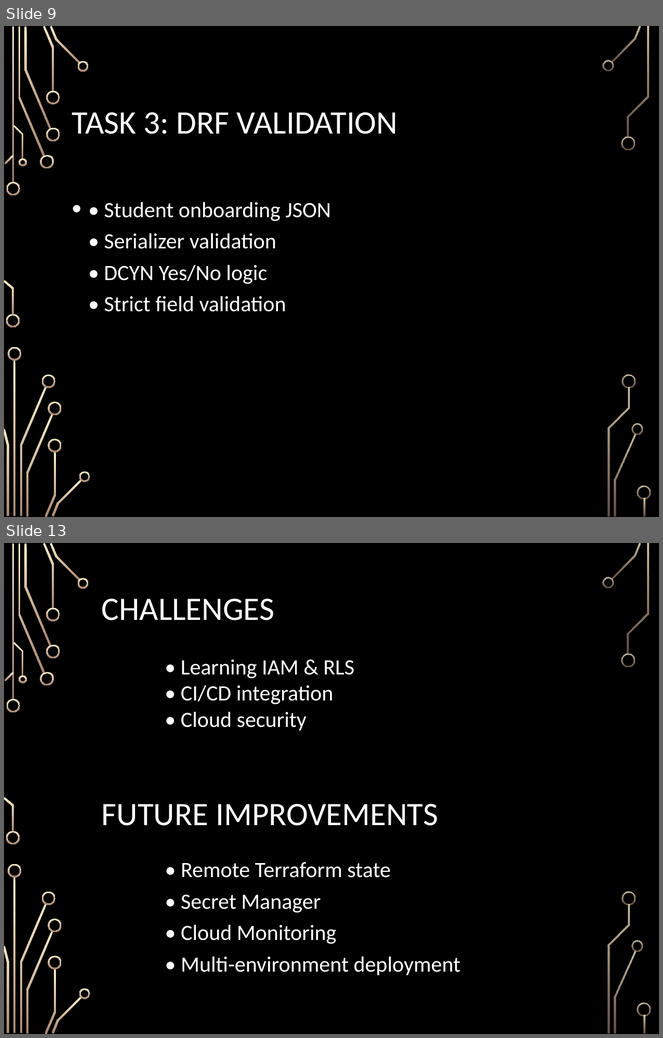
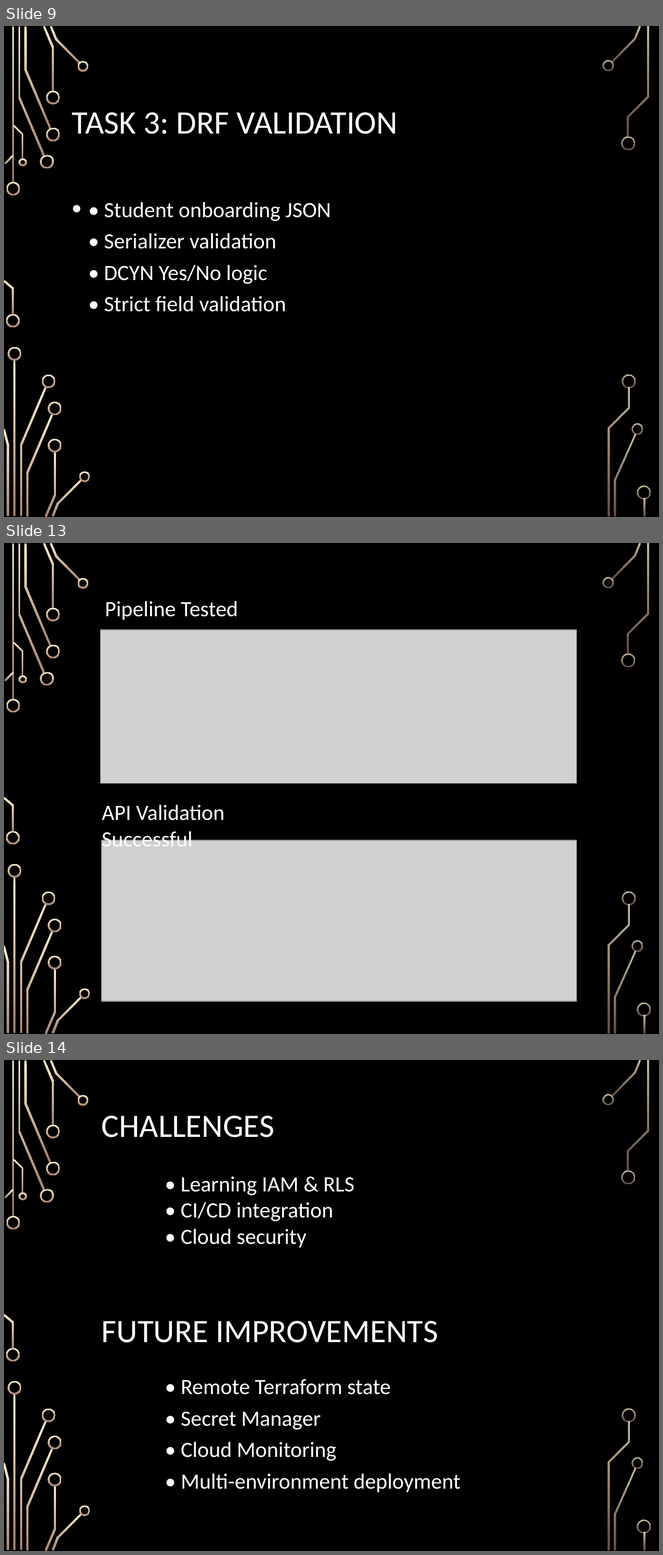
Before and after one commit to SuryavanshiAmruta/habot-devops-project, a slide deck: Presentation/HabotConnect_Devops_project_ppt.pptx. Shown one above the other, each under a label of ours: slides 9 and 13 before the commit, slides 9, 13 and 14 after it; the slides between them are not shown. The pictures are 663x1038 and 663x1555 pixels, drawn with LibreOffice and Linux fonts; fonts in the diff are those of the drawing; grey boxes stand for pictures; background and template pictures are left out. Boxes give left, top, right and bottom in pixels: in the first picture for what was removed or moved away, otherwise in the second. Text is boxed around its words. In the diff, an @@ line names an element or a change of style, - is before the commit and + after.

```diff
--- a/Presentation/HabotConnect_Devops_project_ppt.pptx
+++ b/Presentation/HabotConnect_Devops_project_ppt.pptx
@@ slide 13 added at <box>4,543,659,1034</box>, background picture (left out); not listed: 36 template elements that a slide beside it also shows @@
@@ text added at <box>105,601,238,620</box>, 24 pt, text #FFFFFF @@
+Pipeline Tested
@@ picture added at <box>100,630,577,784</box> @@
@@ text added at <box>102,805,224,847</box>, 24 pt, text #FFFFFF @@
+API Validation Successful
@@ picture added at <box>102,840,577,1002</box> @@
@@ what was slide 13 is now slide 14 @@
```
Also in this commit, not shown: 3 slides changed, 3 other files.
